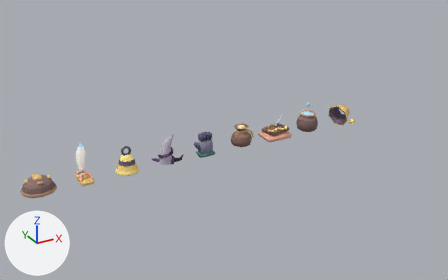
The glTF model assets/models/charms.glb, before and after one commit.
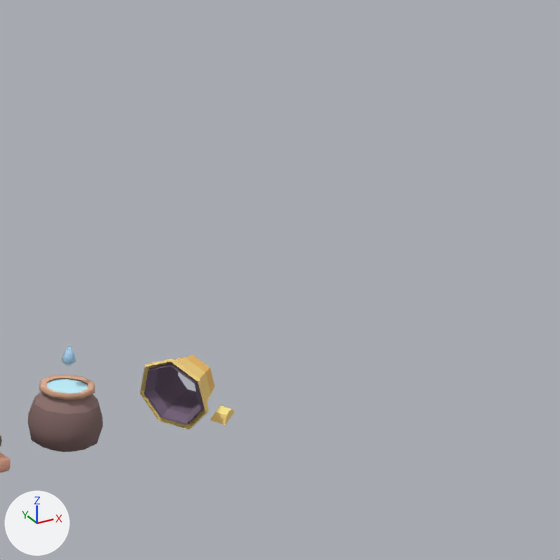
Each version appears first whole from a 50 mm lens placed at (-3.41, -6.71, 3.49), pointed at (0.37, 0.17, 0.05), and next in a close-up on the part from 64% to 100% of the width and 1% to 58% of the height. Every picture has the same lights, and +X, +Y and +Z are marked at lower left. The first two pictures are the older version.

Names of what the first close-up shows: 'bellshard', 'jar' and 1 more.
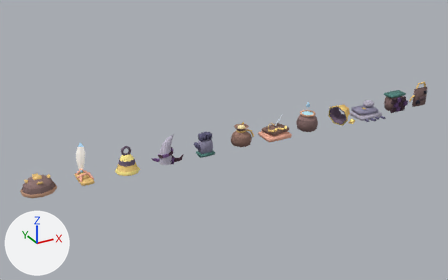
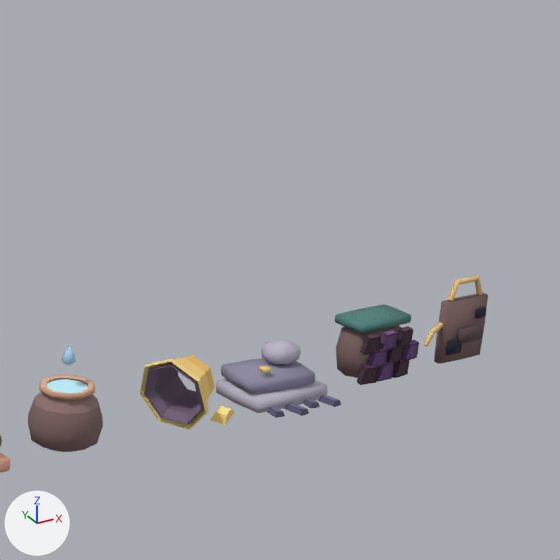
The newer file is also turned or shifted as a whole; pictures and numbers use the older file's frame.

Pixel boxes (x1, y1, x2, y2) of what changed, in the close-ups (560 x 560 px):
'garb_cloak', added: after (216, 340, 341, 418)
'garb_bark', added: after (335, 304, 419, 385)
'garb_apron', added (brown): after (423, 276, 488, 364)

What changed in the scene script:
```text
Add me_garb_apron:
    me_garb_apron.from_pydata(...)  # 139 vertices, 242 faces; spans x 2.776..3.155, y -0.05..0.025, z -0.02..0.372
    me_garb_apron.materials.append(mat_charms_mat)  # picture img_charms_atlas
Add me_garb_bark:
    me_garb_bark.from_pydata(...)  # 124 vertices, 204 faces; spans x 2.325..2.658, y -0.129..0.1, z 0.0..0.295
    me_garb_bark.materials.append(mat_charms_mat)  # picture img_charms_atlas
Add me_garb_cloak:
    me_garb_cloak.from_pydata(...)  # 118 vertices, 204 faces; spans x 1.725..2.125, y -0.273..0.15, z 0.0..0.24
    me_garb_cloak.materials.append(mat_charms_mat)  # picture img_charms_atlas
Add ob_garb_apron:
    ob_garb_apron = bpy.data.objects.new('garb_apron', me_garb_apron)
    ob_garb_apron.location = (0.825, 0.0, 0.0)
Add ob_garb_bark:
    ob_garb_bark = bpy.data.objects.new('garb_bark', me_garb_bark)
    ob_garb_bark.location = (0.825, 0.0, 0.0)
Add ob_garb_cloak:
    ob_garb_cloak = bpy.data.objects.new('garb_cloak', me_garb_cloak)
    ob_garb_cloak.location = (0.825, 0.0, 0.0)
```
